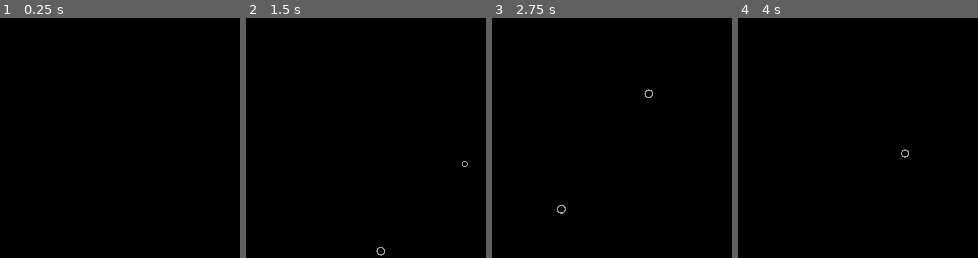
Above: before the commit, frames 1-4 (left to right).
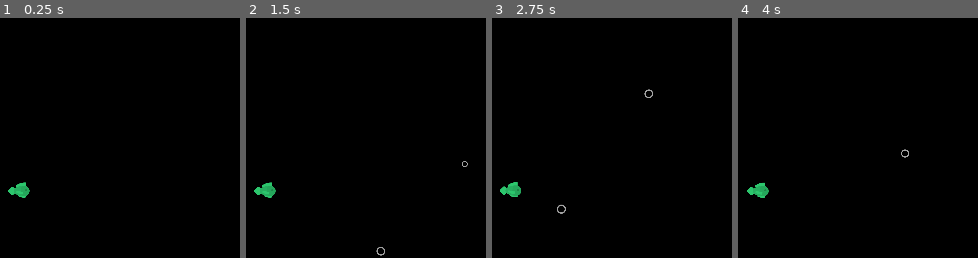
Above: after the commit, the same moments.

Repository: belfargamedev/fish-tank
Game: Godot game, scene res://main.tscn
Same seed, same stepped clock (60 frames per second), same inputs: the game is played once before the commit and once after it.
Inputs (mouse positions are % of the whole screen's width and height, from its top left):
- Up to frame 1 (0.25 s): no input
- Up to frame 2 (1.5 s): tap Enter at 0.5 s; move the mouse to (72, 45) at 0.52 s; tap Space at 1.25 s; move the mouse to (30, 55) at 1.27 s
- Up to frame 3 (2.75 s): move the mouse to (60, 28) at 2.02 s
- Up to frame 4 (4 s): move the mouse to (45, 70) at 2.77 s; move the mouse to (80, 65) at 3.52 s
The pictures show only the part of the screen within x 31-81%, y 28-78%; the shares and areas given below are measured in that part.

The runs differ from the first frame. In frame 1, 0.4% of the frame differs, in the area x 3-13%, y 68-75%; in frame 2, 0.4%; in frame 3, 0.4%; in frame 4, 0.4%.

Commit message:
Add swim movement

Diff:
--- a/fish/fish.gd
+++ b/fish/fish.gd
@@ -3,7 +3,7 @@
 
 class_name Fish
 
-var _target: Vector2
+var target: Vector2
 
 
 # Called when the node enters the scene tree for the first time.
@@ -13,6 +13,7 @@
 
 # Called every physics frame. 'delta' is the elapsed time since the previous frame.
 func _physics_process(delta) -> void:
+	target = get_global_mouse_position() - self.position
 	pass
 
 
--- a/fish/fish.tscn
+++ b/fish/fish.tscn
@@ -23,12 +23,11 @@
 [node name="StateMachine" type="Node" parent="." node_paths=PackedStringArray("character", "_curr_state")]
 script = ExtResource("3_qlacr")
 character = NodePath("..")
-_curr_state = NodePath("IdleState")
+_curr_state = NodePath("SwimState")
 
 [node name="IdleState" type="Node" parent="StateMachine" node_paths=PackedStringArray("next_states")]
 script = ExtResource("4_ack63")
-next_states = [NodePath("../SwimState")]
+next_states = [null]
 
-[node name="SwimState" type="Node" parent="StateMachine" node_paths=PackedStringArray("next_states")]
+[node name="SwimState" type="Node" parent="StateMachine"]
 script = ExtResource("5_g3eqa")
-next_states = [NodePath("../IdleState")]
--- a/state_machine/states/swim.gd
+++ b/state_machine/states/swim.gd
@@ -6,8 +6,8 @@
 @export var proximity_range := 10.0
 
 @export_subgroup("Movement")
-@export var max_speed := 100
-@export var acceleration := 10
+@export var max_speed := 500
+@export var acceleration := 50
 
 @export_subgroup("Graphics")
 @export var rotate_character := false
@@ -16,14 +16,18 @@
 
 
 func apply_logic(character: CharacterBody2D, delta: float) -> void:
+	move_to = character.target
+
 	var dir_to := character.position.direction_to(move_to)
 	var velocity := character.velocity
-	var distance_to := move_to - character.position
 
 	if rotate_character:
 		assert(false, "Not implemented")
+	else:
+		velocity = velocity.rotated(velocity.angle_to(move_to))
 
-	if distance_to.length_squared() < pow(proximity_range, 2):
+	if move_to.length_squared() > pow(proximity_range, 2):
+		print("SwimState.distance: %s" % move_to.length())
 		if velocity.length_squared() < pow(max_speed, 2):
 			velocity += dir_to * acceleration * delta
 
--- a/tank/tank.tscn
+++ b/tank/tank.tscn
@@ -1,7 +1,8 @@
-[gd_scene load_steps=4 format=3 uid="uid://ohrva0co4j3i"]
+[gd_scene load_steps=5 format=3 uid="uid://ohrva0co4j3i"]
 
 [ext_resource type="TileSet" uid="uid://cm33s30spw6ht" path="res://tank/assets/fish_tileset.tres" id="1_c1m0j"]
 [ext_resource type="Texture2D" uid="uid://dv7q4ykcjh5yb" path="res://tank/assets/air_bubble.png" id="1_k1vmd"]
+[ext_resource type="PackedScene" uid="uid://dnfodwvi4besn" path="res://fish/fish.tscn" id="3_kbs2e"]
 
 [sub_resource type="Gradient" id="Gradient_0dhdf"]
 colors = PackedColorArray(1, 1, 1, 0.784314, 1, 1, 1, 1)
@@ -28,3 +29,6 @@
 tile_set = ExtResource("1_c1m0j")
 format = 2
 layer_0/tile_data = PackedInt32Array(-65536, 65536, 0, -65535, 0, 0, -65534, 0, 0, -65533, 0, 0, -65532, 65536, 1, -655 …(1241 unchanged characters)…
+
+[node name="Fish" parent="." instance=ExtResource("3_kbs2e")]
+position = Vector2(859, -872)
